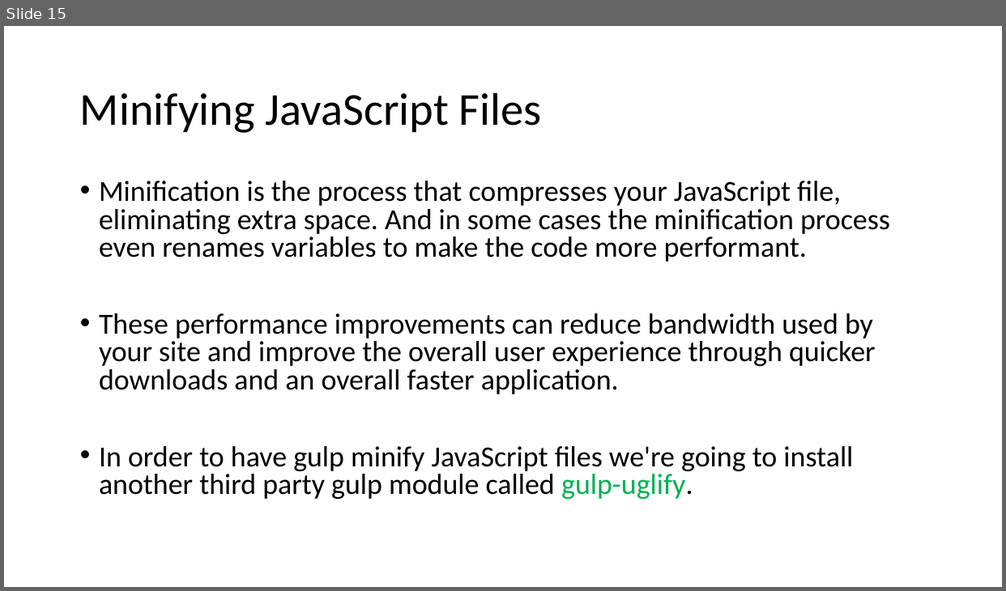
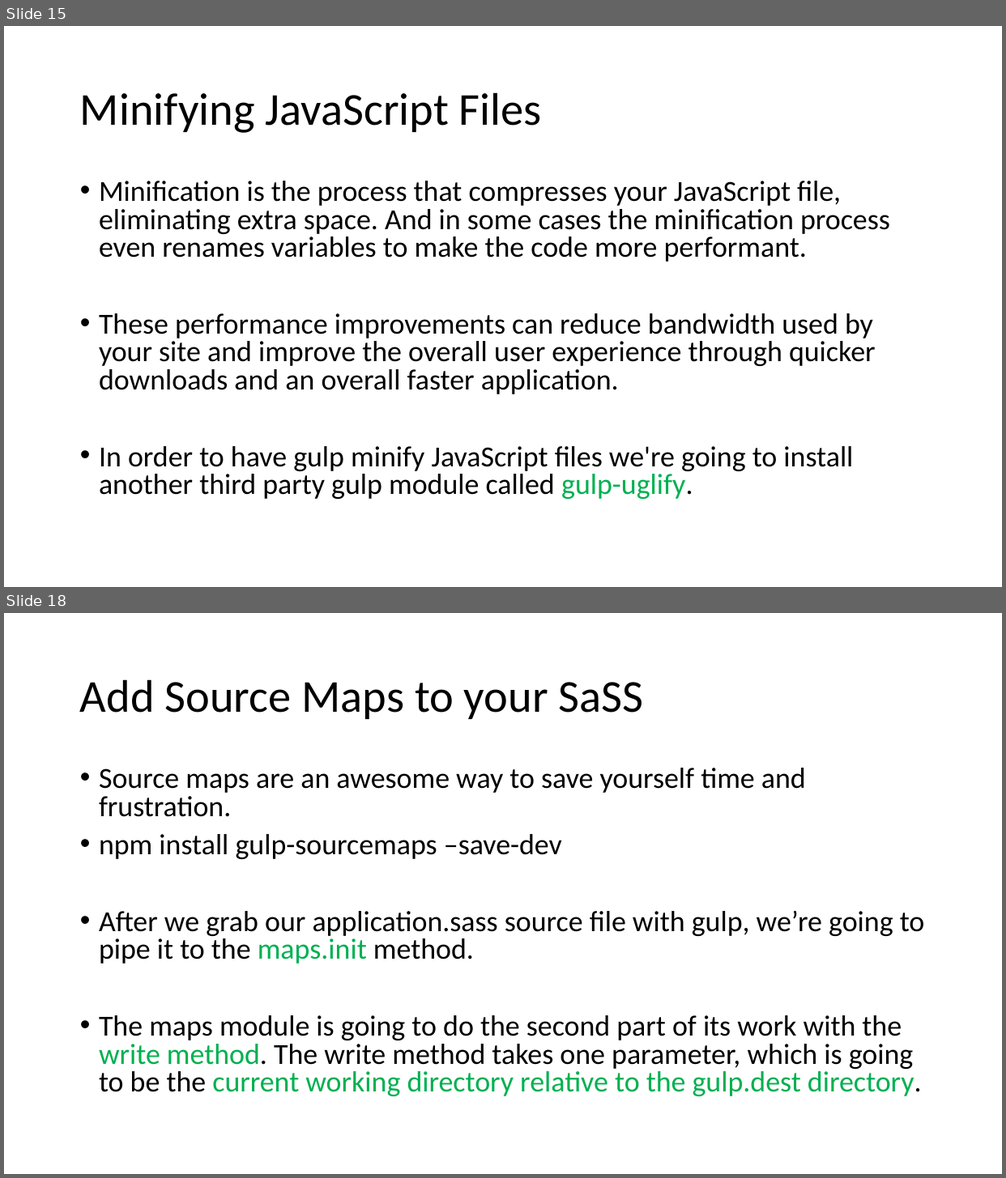
Before and after one commit to AbWahab07/TH-Gulp, a slide deck: Gulp Basics.pptx. Shown one above the other, each under a label of ours: slide 15 before the commit, slides 15 and 18 after it; the slides between them are not shown. The pictures are 1006x591 and 1006x1178 pixels, drawn with LibreOffice and Linux fonts; fonts in the diff are those of the drawing. Boxes give left, top, right and bottom in pixels: in the first picture for what was removed or moved away, otherwise in the second. Text is boxed around its words. In the diff, an @@ line names an element or a change of style, - is before the commit and + after.

```diff
--- a/Gulp Basics.pptx
+++ b/Gulp Basics.pptx
@@ slide 18 added at <box>4,613,1002,1174</box>, background #FFFFFF @@
@@ title added at <box>80,679,644,719</box>, 44 pt, text #000000 @@
+Add Source Maps to your SaSS
@@ text added at <box>99,768,925,1097</box>, 28 pt, text #000000 @@
+• Source maps are an awesome way to save yourself time and frustration.
+• npm install gulp-sourcemaps –save-dev
+• After we grab our application.sass source file with gulp, we’re going to pipe it to the maps.init method.
+• The maps module is going to do the second part of its work with the write method. The write method takes one parameter, which is going to be the current working directory relative to the gulp.dest directory.
```
Also in this commit, not shown: 7 other slides added, 20 other files.
